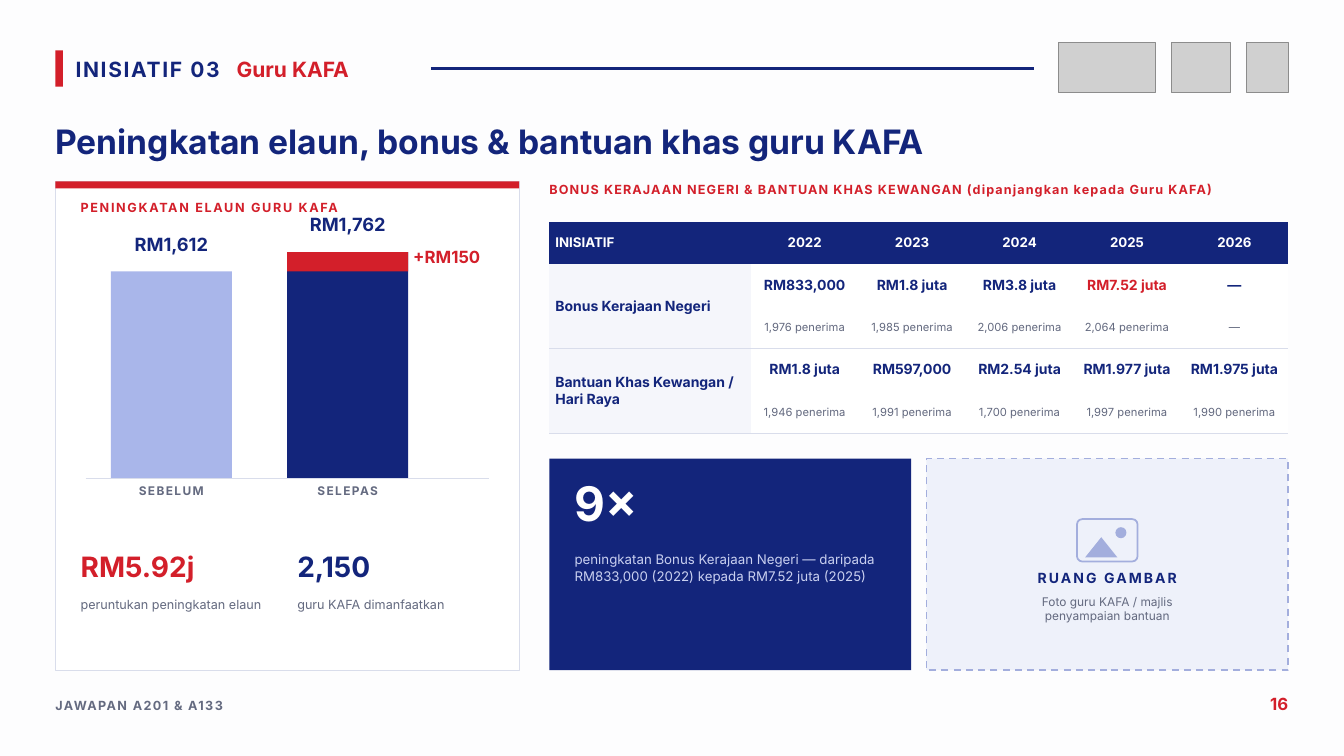
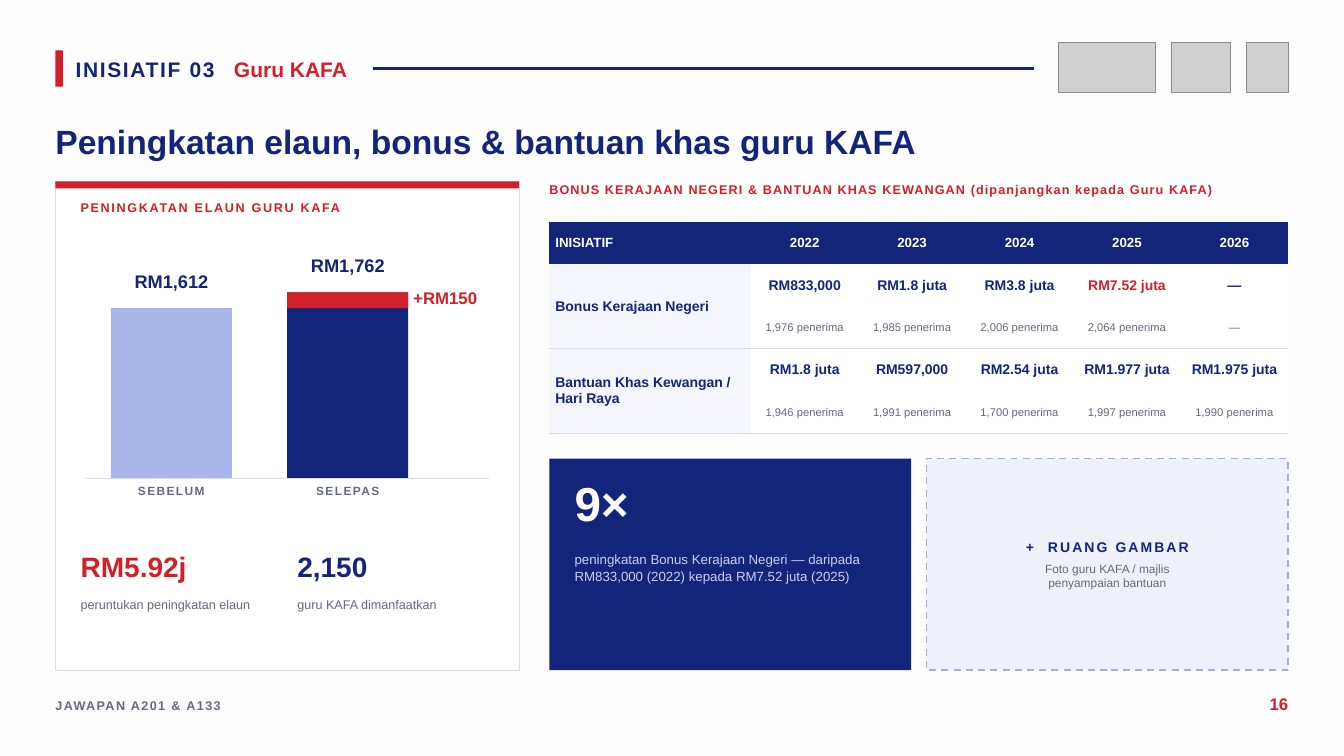
Before and after one commit to nawaljoe/Nawal, a slide deck: slide 16 of infografik-belanjawan-2027/Infografik_Jawapan_A201_A133_Belanjawan2027.pptx. Drawn at 1344x756 pixels with LibreOffice and Linux fonts; fonts in the diff are those of the drawing; grey boxes stand for pictures. Boxes give left, top, right and bottom in pixels: in the first picture for what was removed or moved away, otherwise in the second. Text is boxed around its words. In the diff, an @@ line names an element or a change of style, - is before the commit and + after.

```diff
--- a/infografik-belanjawan-2027/Infografik_Jawapan_A201_A133_Belanjawan2027.pptx
+++ b/infografik-belanjawan-2027/Infografik_Jawapan_A201_A133_Belanjawan2027.pptx
@@ line moved from (432, 69) - (1034, 69) to (373, 69) - (1034, 69) @@
@@ table at [549, 222, 1291, 434] @@
@@ font Inter to Arial @@
@@ text "RM1,612": place and size @@
-text "RM1,612" at [135, 237, 208, 255]
+text "RM1,612" at [135, 275, 209, 291]
@@ 2 texts, 1 rectangle: place and size @@
-2 texts, 1 rectangle at [287, 217, 480, 271]
+2 texts, 1 rectangle at [287, 259, 477, 309]
@@ rectangle: place and size @@
-rectangle at [287, 252, 408, 479]
+rectangle at [287, 292, 408, 479]
@@ rectangle: place and size @@
-rectangle at [111, 271, 232, 479]
+rectangle at [111, 309, 232, 479]
@@ rounded rectangle removed at [1077, 519, 1137, 562] @@
@@ triangle removed at [1085, 537, 1117, 558] @@
@@ ellipse removed at [1115, 527, 1126, 538] @@
@@ text in rectangle at [1045, 542, 1189, 590]: text added @@
++ RUANG GAMBAR
+Foto guru KAFA / majlis
+penyampaian bantuan
@@ text removed at [1038, 572, 1097, 583] @@
-RUANG GAMBAR
@@ text removed at [1042, 597, 1173, 623] @@
-Foto guru KAFA / majlis
-penyampaian bantuan
@@ font Inter to Arial in 17 elements at [76, 62, 347, 78], [55, 129, 915, 161], [81, 200, 504, 230], [138, 486, 205, 495], [267, 484, 429, 514], [81, 556, 187, 582], [81, 600, 250, 612], [297, 557, 367, 582], [297, 600, 437, 612], [549, 185, 1212, 197], [575, 487, 629, 522], [575, 554, 860, 584], [135, 275, 209, 291], [311, 259, 385, 275], [413, 292, 477, 304], [55, 698, 761, 728], [1270, 698, 1289, 710] @@
```
Also in this commit, not shown: 17 other slides changed, 5 other files.
